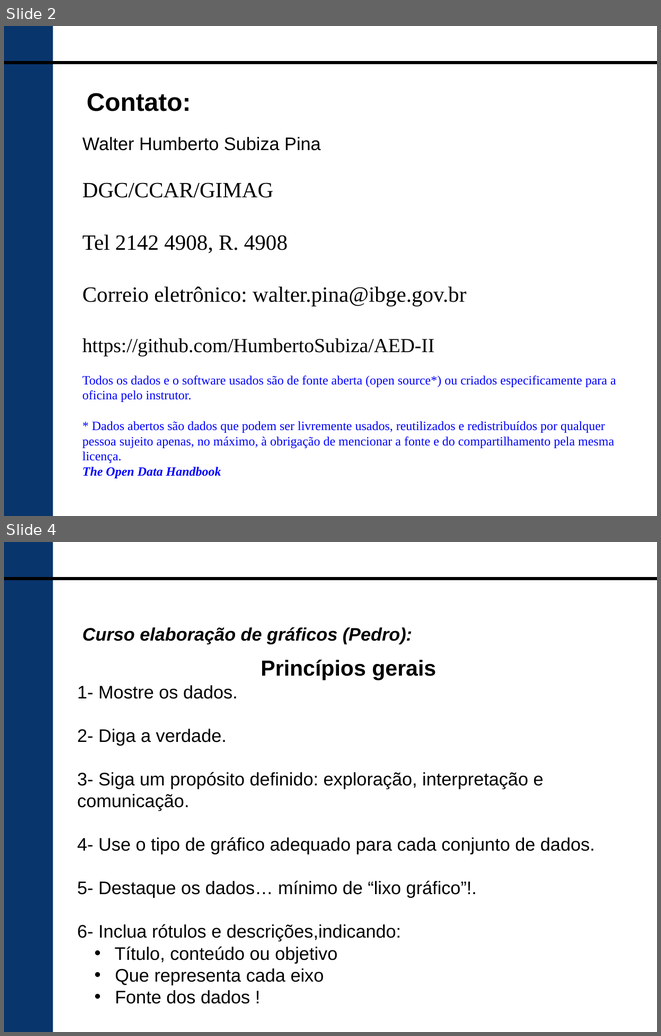
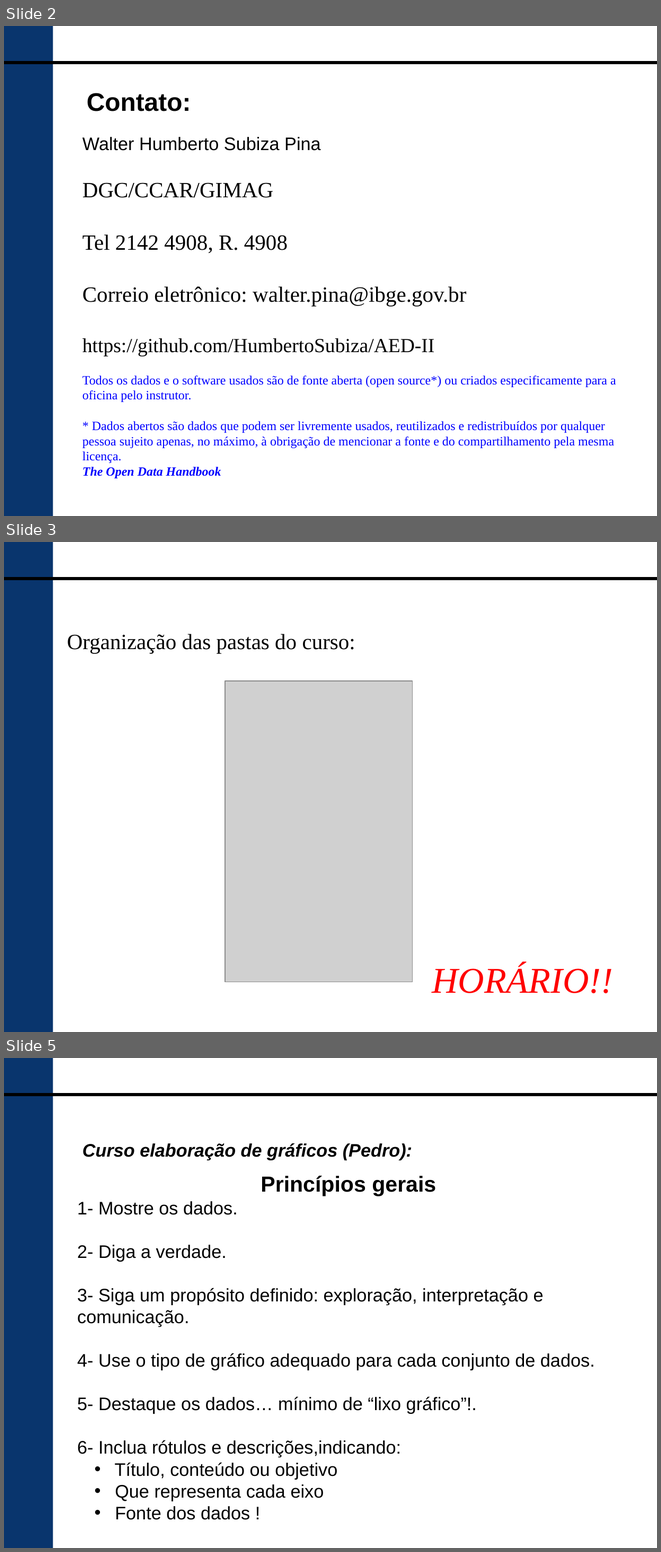
Before and after one commit to HumbertoSubiza/AED-II, a slide deck: 01 conceitos basicos.odp. Shown one above the other, each under a label of ours: slides 2 and 4 before the commit, slides 2, 3 and 5 after it; the slides between them are not shown. The pictures are 661x1036 and 661x1552 pixels, drawn with LibreOffice and Linux fonts; fonts in the diff are those of the drawing; grey boxes stand for pictures; background and template pictures are left out. Boxes give left, top, right and bottom in pixels: in the first picture for what was removed or moved away, otherwise in the second. Text is boxed around its words. In the diff, an @@ line names an element or a change of style, - is before the commit and + after.

```diff
--- a/01 conceitos basicos.odp
+++ b/01 conceitos basicos.odp
@@ slide 3 added at box(4, 542, 657, 1032), background #FFFFFF; not listed: 2 template elements that a slide beside it also shows @@
@@ text added at box(67, 634, 355, 653), 24 pt, text #000000 @@
+Organização das pastas do curso:
@@ picture added at box(226, 681, 413, 982) @@
@@ text added at box(432, 964, 614, 993), 40 pt, text #FF0000, italic @@
+HORÁRIO!!
@@ what was slide 4 is now slide 5 @@
```
Also in this commit, not shown: 5 slides changed, 1 other slide added, 3 slides removed, 2 other files.
